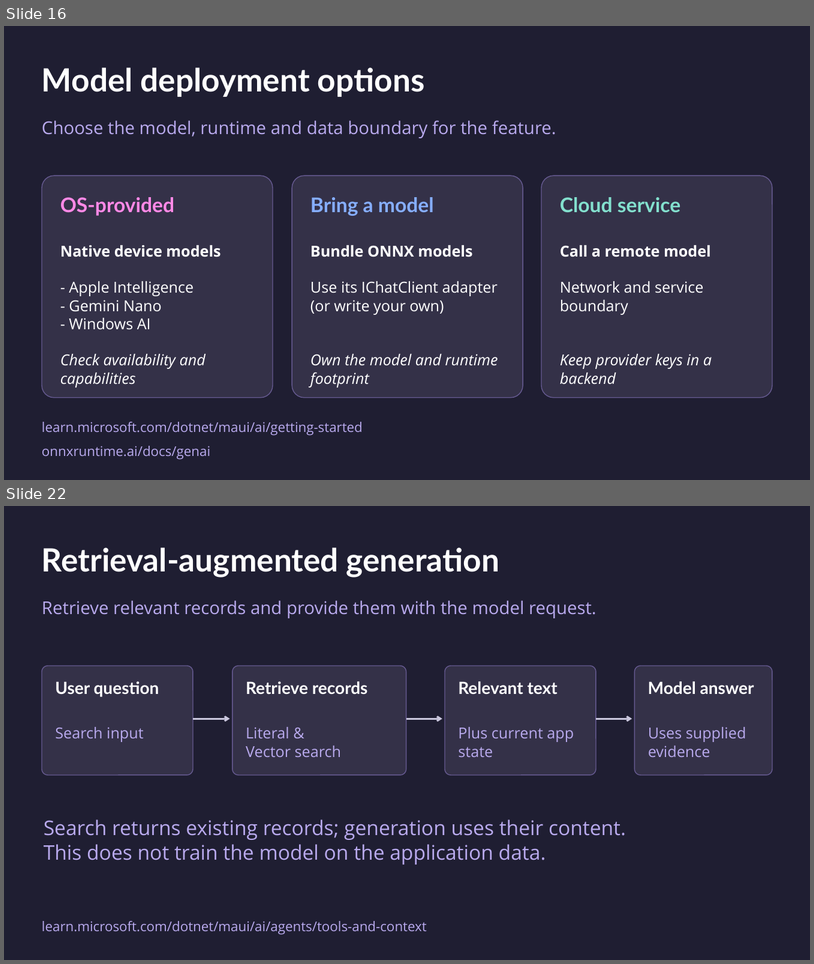
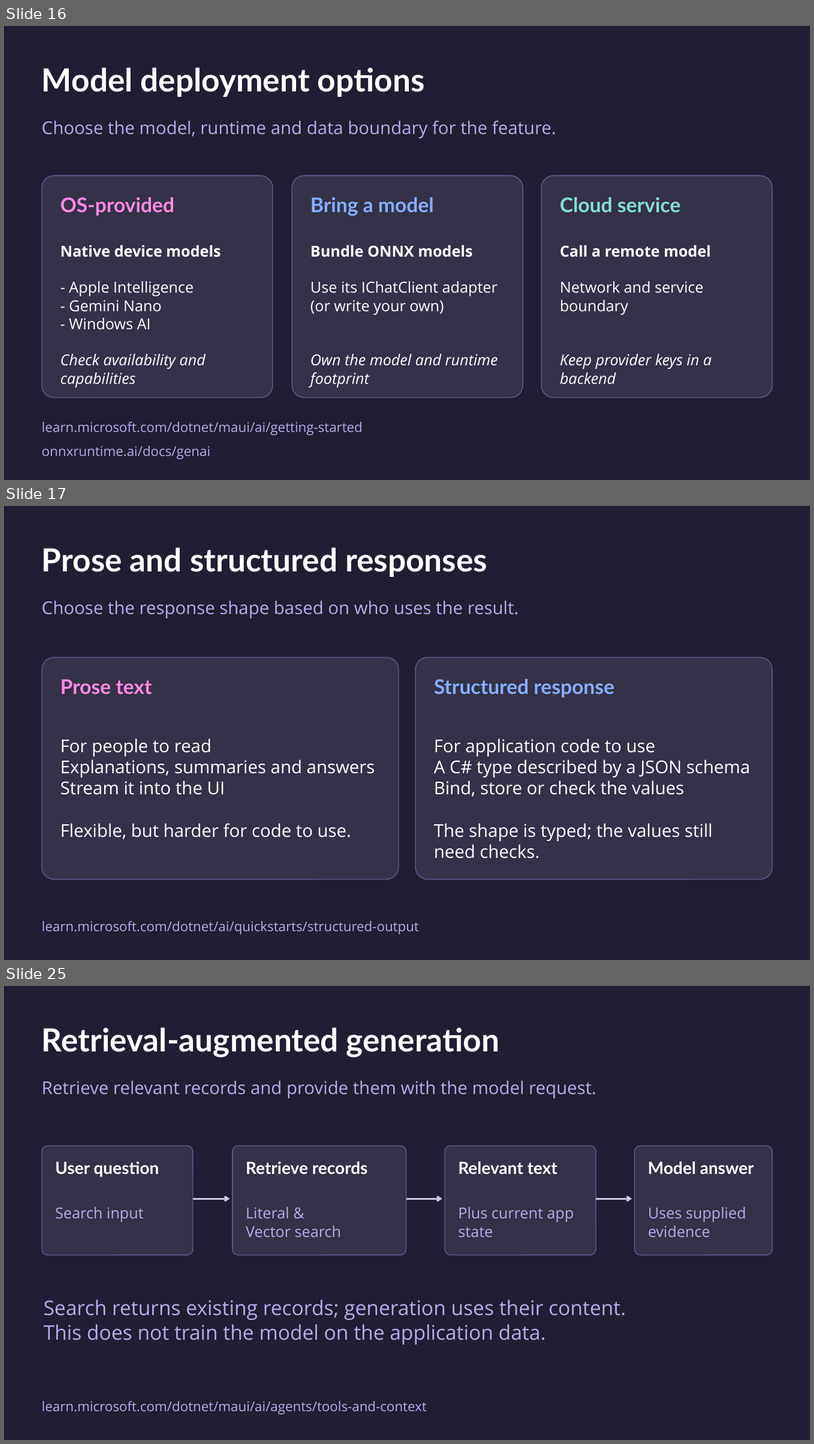
Before and after one commit to mattleibow/dotnetconf2026, a slide deck: slides.pptx. Shown one above the other, each under a label of ours: slides 16 and 22 before the commit, slides 16, 17 and 25 after it; the slides between them are not shown. The pictures are 814x964 and 814x1444 pixels, drawn with LibreOffice and Linux fonts; fonts in the diff are those of the drawing. Boxes give left, top, right and bottom in pixels: in the first picture for what was removed or moved away, otherwise in the second. Text is boxed around its words. In the diff, an @@ line names an element or a change of style, - is before the commit and + after.

```diff
--- a/slides.pptx
+++ b/slides.pptx
@@ slide 17 added at box(4, 506, 810, 960), background #1F1E32 @@
@@ text added at box(42, 547, 488, 577), 38 pt, text #FFFFFF, bold @@
+Prose and structured responses
@@ text added at box(42, 600, 519, 618), 21 pt, text #B9AAEE @@
+Choose the response shape based on who uses the result.
@@ rounded rectangle added at box(42, 657, 398, 879), fill #343148, outline #665A91 1 pt @@
@@ rounded rectangle added at box(416, 657, 773, 879), fill #343148, outline #665A91 1 pt @@
@@ text added at box(60, 679, 152, 694), 24 pt, text #FF89E7, bold @@
+Prose text
@@ text added at box(434, 679, 615, 697), 24 pt, text #86AEFF, bold @@
+Structured response
@@ text added at box(60, 738, 375, 839), 21 pt, text #FFFFFF @@
+For people to read
+Explanations, summaries and answers
+Stream it into the UI
+Flexible, but harder for code to use.
@@ text added at box(434, 738, 750, 858), 21 pt, text #FFFFFF @@
+For application code to use
+A C# type described by a JSON schema
+Bind, store or check the values
+The shape is typed; the values still need checks.
@@ text added at box(42, 921, 419, 934), 16 pt, text #B9AAEE @@
+learn.microsoft.com/dotnet/ai/quickstarts/structured-output
@@ what was slide 22 is now slide 25 @@
```
Also in this commit, not shown: 3 slides changed, 3 other slides added.
